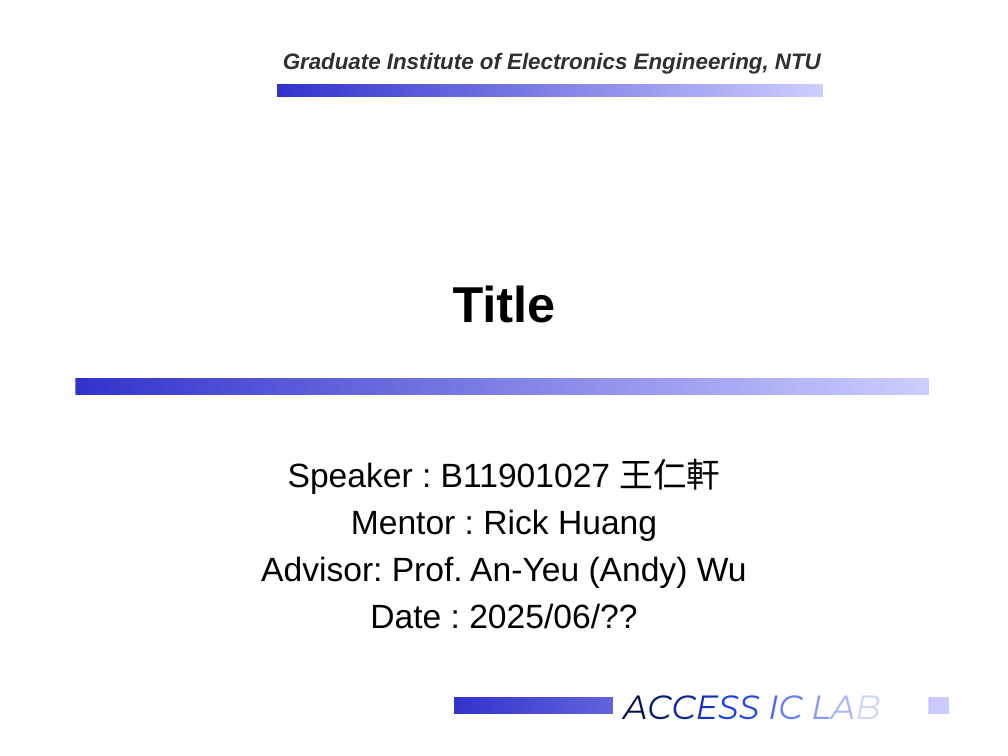
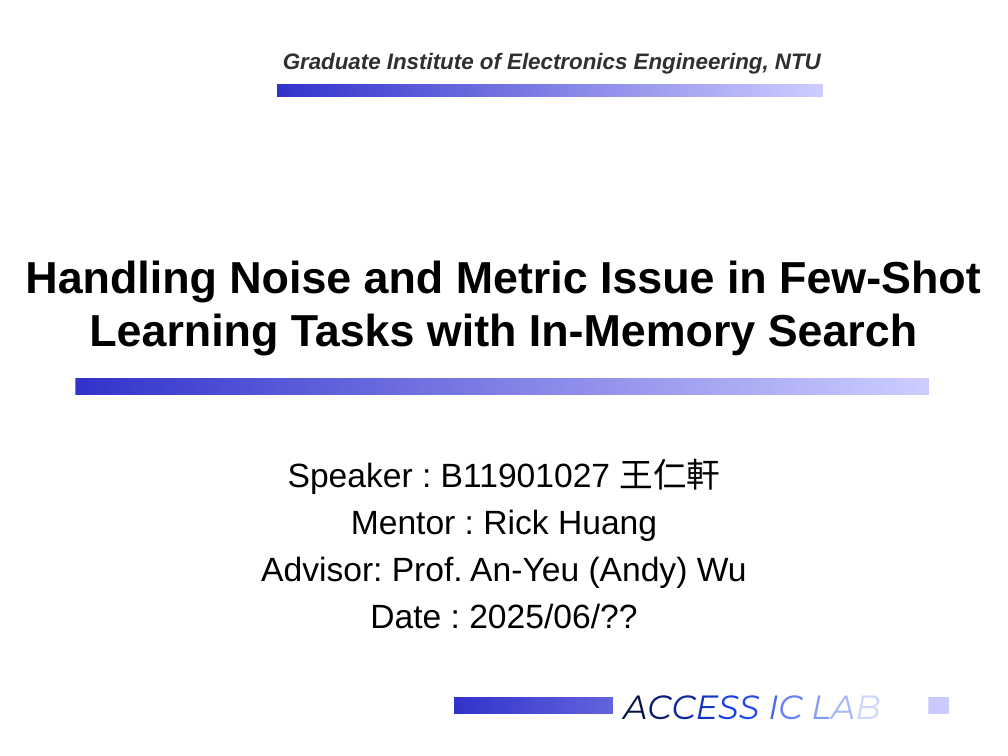
Before and after one commit to Oniontow/AndyWu_Project, a slide deck: slide 1 of b11901027_王仁軒.pptx. Drawn at 1008x756 pixels with LibreOffice and Linux fonts; fonts in the diff are those of the drawing; background and template pictures are left out. Boxes give left, top, right and bottom in pixels: in the first picture for what was removed or moved away, otherwise in the second. Text is boxed around its words. In the diff, an @@ line names an element or a change of style, - is before the commit and + after.

Commit message:
title

```diff
--- a/b11901027_王仁軒.pptx
+++ b/b11901027_王仁軒.pptx
@@ title at [25, 260, 981, 355]: text changed; size 36 to 32 pt @@
-Title
+Handling Noise and Metric Issue in Few-Shot Learning Tasks with In-Memory Search
```
